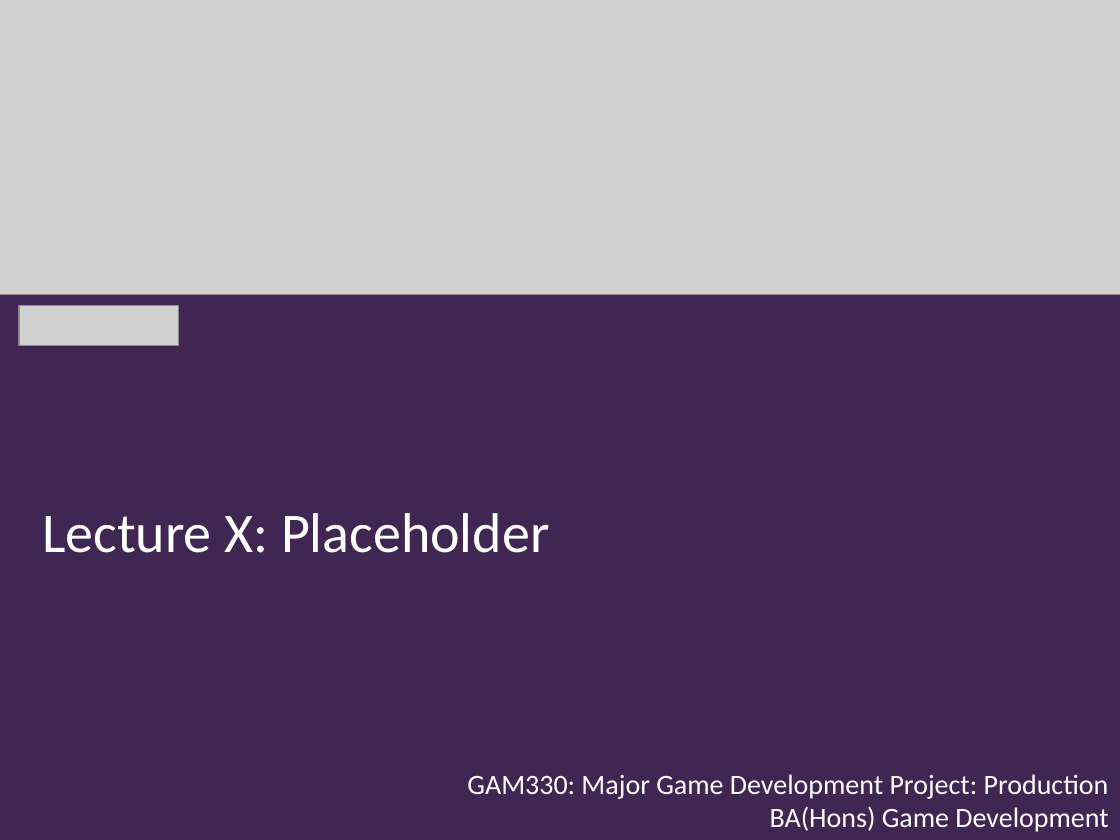
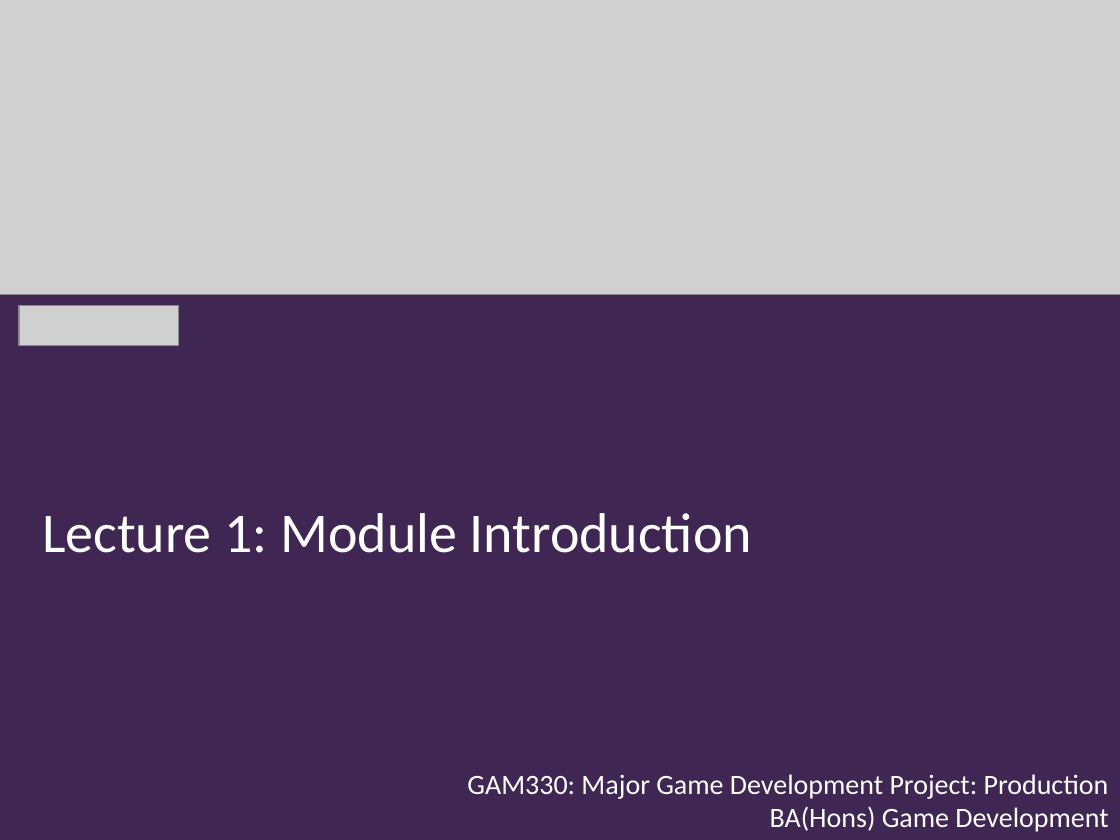
Before and after one commit to Falmouth-Games-Academy/ba-course-materials, a slide deck: slide 1 of GAM330/01/GAM330_01_lecture.pptx. Drawn at 1120x840 pixels with LibreOffice and Linux fonts; fonts in the diff are those of the drawing; grey boxes stand for pictures; background and template pictures are left out. Boxes give left, top, right and bottom in pixels: in the first picture for what was removed or moved away, otherwise in the second. Text is boxed around its words. In the diff, an @@ line names an element or a change of style, - is before the commit and + after.

```diff
--- a/GAM330/01/GAM330_01_lecture.pptx
+++ b/GAM330/01/GAM330_01_lecture.pptx
@@ text at bbox=[42, 513, 752, 553]: text changed @@
-Lecture X: Placeholder
+Lecture 1: Module Introduction
```
Also in this commit, not shown: 3 slides added, 1 other file.
